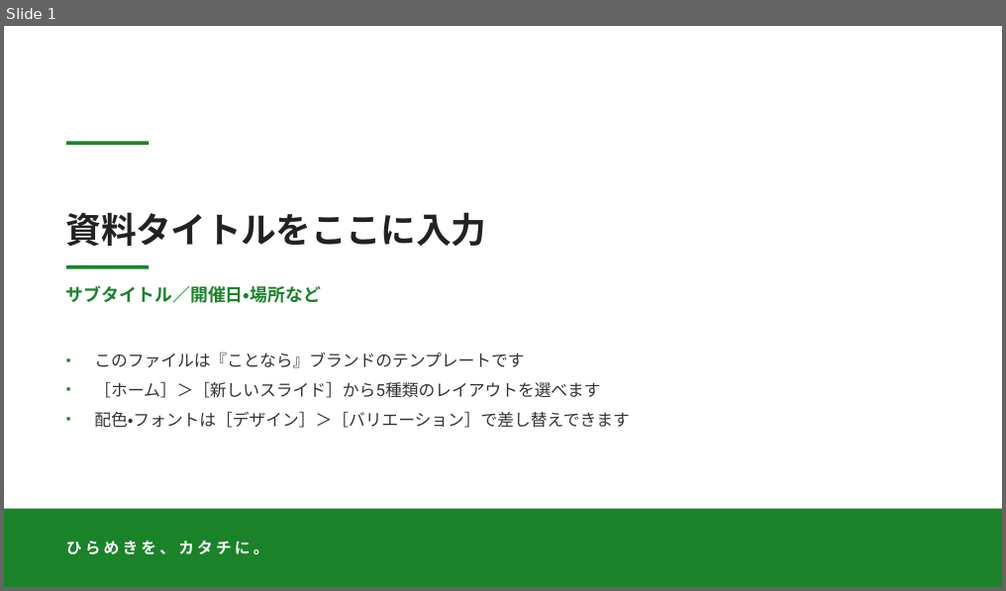
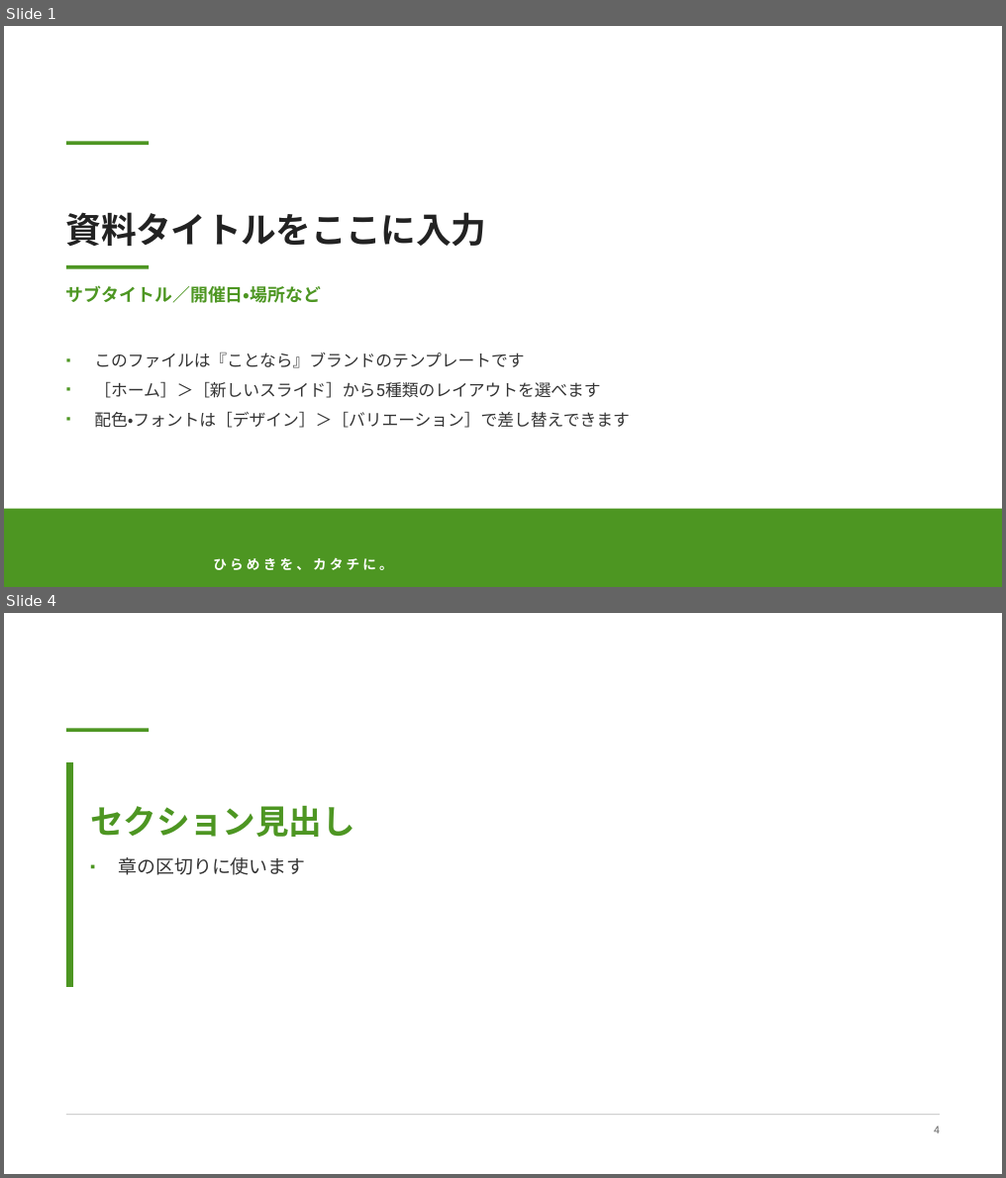
Before and after one commit to kotonara-tech/slide-template, a slide deck: kotonara-brand-template.pptx. Shown one above the other, each under a label of ours: slide 1 before the commit, slides 1 and 4 after it; the slides between them are not shown. The pictures are 1006x591 and 1006x1178 pixels, drawn with LibreOffice and Linux fonts; fonts in the diff are those of the drawing; background and template pictures are left out. Boxes give left, top, right and bottom in pixels: in the first picture for what was removed or moved away, otherwise in the second. Text is boxed around its words. In the diff, an @@ line names an element or a change of style, - is before the commit and + after.

```diff
--- a/kotonara-brand-template.pptx
+++ b/kotonara-brand-template.pptx
@@ slide 4 added at <box>4,613,1002,1174</box>, background #FFFFFF; not listed: 1 template element that a slide beside it also shows @@
@@ rectangle added at <box>66,762,73,987</box>, fill #4D9622 @@
@@ title added at <box>90,805,355,837</box>, 32 pt, text #4D9622, bold @@
+セクション見出し
@@ text added at <box>119,858,306,875</box>, 18 pt, text #333333 @@
+▪ 章の区切りに使います
@@ rectangle added at <box>66,1115,940,1115</box>, fill #666666 at 25% opacity @@
@@ rectangle added at <box>66,1115,940,1115</box>, fill #666666 at 25% opacity @@
@@ page number added at <box>934,1126,940,1134</box>, 10 pt, text #666666 @@
+4
@@ slide 1 changed as well @@
@@ rectangle at <box>66,141,149,145</box>: fill #1A832A to #4D9622 @@
@@ subtitle "サブタイトル／開催日・場所など" at <box>66,285,321,303</box>: text colour #1A832A to #4D9622 @@
@@ rectangle at <box>66,266,149,270</box>: fill #1A832A to #4D9622 @@
@@ text "このファイルは『ことなら』ブランドのテンプレートです" at <box>94,353,629,428</box>: bullet colour #1A832A to #4D9622 @@
@@ rectangle "ひらめきを、カタチに。" at <box>4,509,1002,587</box>: size 15 to 13 pt; vertical alignment middle to bottom; fill #1A832A to #4D9622 @@
```
Also in this commit, not shown: 3 other slides added, 19 other files.
